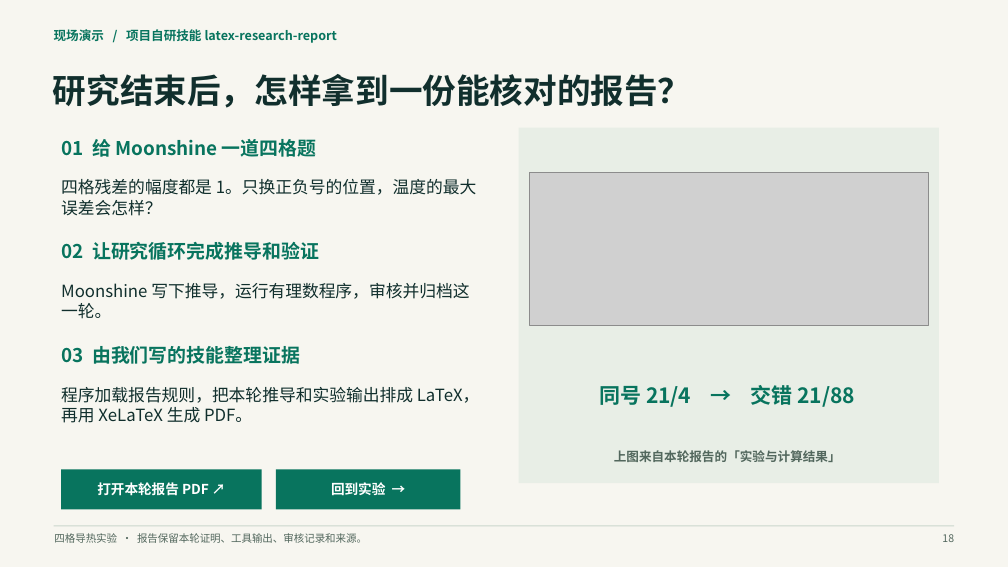
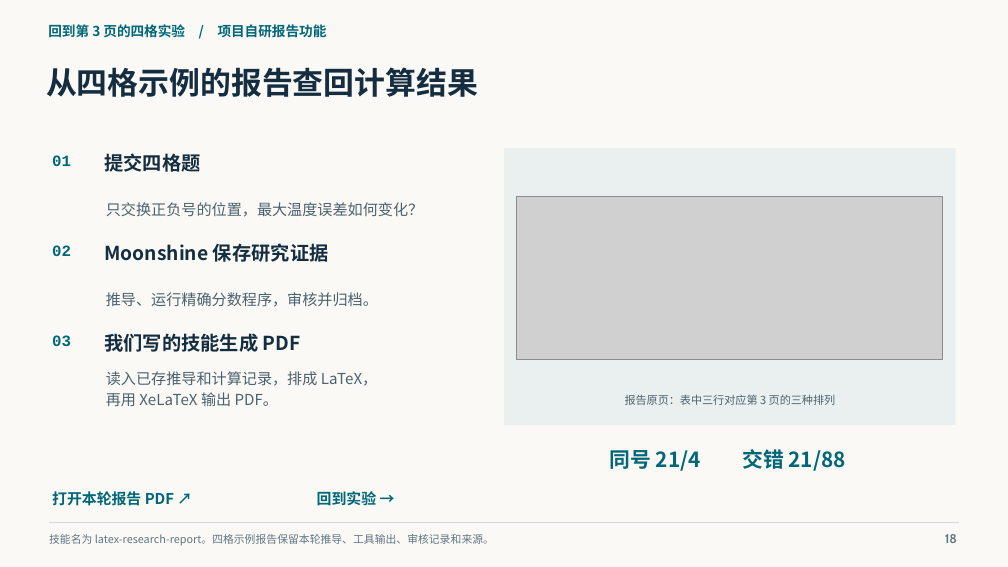
Before and after one commit to orgyuanbao/MoonshineThermalLab, a slide deck: slide 18 of MoonshineThermalLab/classroom/Moonshine热仿真课堂汇报.pptx. Drawn at 1008x567 pixels with LibreOffice and Linux fonts; fonts in the diff are those of the drawing; grey boxes stand for pictures. Boxes give left, top, right and bottom in pixels: in the first picture for what was removed or moved away, otherwise in the second. Text is boxed around its words. In the diff, an @@ line names an element or a change of style, - is before the commit and + after.

```diff
--- a/MoonshineThermalLab/classroom/Moonshine热仿真课堂汇报.pptx
+++ b/MoonshineThermalLab/classroom/Moonshine热仿真课堂汇报.pptx
@@ background #F7F6F0 to #FAF9F5 @@
@@ text at [48, 24, 327, 38]: text changed; size 12 to 13 pt; text colour #08745E to #006779 @@
-现场演示 / 项目自研技能 latex-research-report
+回到第 3 页的四格实验 / 项目自研报告功能
@@ text at [46, 67, 478, 97]: text changed; size 32 to 29.4 pt; text colour #112F2D to #142D40 @@
-研究结束后，怎样拿到一份能核对的报告？
+从四格示例的报告查回计算结果
@@ rectangle: place and size @@
-rectangle at [519, 128, 939, 483]
+rectangle at [504, 148, 956, 425]
@@ rectangle at [504, 148, 956, 425]: fill #E8EEE6 to #EAF0EF @@
@@ text added at [52, 155, 71, 166], 15 pt, text #006779, bold @@
+01
@@ text at [104, 153, 200, 172]: text changed; size 18 to 18.3 pt; text colour #08745E to #142D40 @@
-01 给 Moonshine 一道四格题
+提交四格题
@@ text at [106, 202, 424, 217]: text changed; size 16 to 14.4 pt; text colour #112F2D to #4C626F @@
-四格残差的幅度都是 1。只换正负号的位置，温度的最大误差会怎样？
+只交换正负号的位置，最大温度误差如何变化？
@@ picture: place and size @@
-picture at [529, 172, 929, 325]
+picture at [516, 197, 943, 360]
@@ text added at [52, 245, 71, 256], 15 pt, text #006779, bold @@
+02
@@ text at [104, 243, 329, 262]: text changed; size 18 to 18.3 pt; text colour #08745E to #142D40 @@
-02 让研究循环完成推导和验证
+Moonshine 保存研究证据
@@ text at [106, 292, 378, 307]: text changed; size 16 to 14.4 pt; text colour #112F2D to #4C626F @@
-Moonshine 写下推导，运行有理数程序，审核并归档这一轮。
+推导、运行精确分数程序，审核并归档。
@@ text added at [52, 335, 71, 346], 15 pt, text #006779, bold @@
+03
@@ text at [104, 333, 301, 352]: text changed; size 18 to 18.3 pt; text colour #08745E to #142D40 @@
-03 由我们写的技能整理证据
+我们写的技能生成 PDF
@@ text at [106, 371, 377, 406]: text changed; size 16 to 14.4 pt; text colour #112F2D to #4C626F @@
-程序加载报告规则，把本轮推导和实验输出排成 LaTeX，再用 XeLaTeX 生成 PDF。
+读入已存推导和计算记录，排成 LaTeX，
+再用 XeLaTeX 输出 PDF。
@@ text added at [625, 394, 836, 405], 10.6 pt, text #4C626F @@
+报告原页：表中三行对应第 3 页的三种排列
@@ text at [610, 449, 846, 471]: text changed; size 20 to 19.8 pt; text colour #08745E to #006779 @@
-同号 21/4 → 交错 21/88
+同号 21/4 交错 21/88
@@ rectangle removed at [61, 470, 262, 510] @@
@@ rectangle removed at [276, 470, 461, 510] @@
@@ text removed at [614, 450, 841, 462] @@
-上图来自本轮报告的「实验与计算结果」
@@ text "打开本轮报告 PDF ↗" at [52, 491, 174, 506]: size 13 to 14.2 pt, text colour #FFFFFF to #006779; alignment centre to left; line spacing 1 to 1.04 @@
@@ text "打开本轮报告 PDF ↗": place and size @@
-text "打开本轮报告 PDF ↗" at [97, 482, 209, 496]
+text "打开本轮报告 PDF ↗" at [52, 491, 174, 506]
@@ text "回到实验 →": place and size @@
-text "回到实验 →" at [331, 482, 385, 495]
+text "回到实验 →" at [317, 491, 376, 506]
@@ text "回到实验 →" at [317, 491, 376, 506]: size 13 to 14.2 pt, text colour #FFFFFF to #006779; alignment centre to left; line spacing 1 to 1.04 @@
@@ text at [49, 534, 494, 546]: text changed; size 10 to 10.3 pt; text colour #52675D to #607684 @@
-四格导热实验 · 报告保留本轮证明、工具输出、审核记录和来源。
+技能名为 latex-research-report。四格示例报告保留本轮推导、工具输出、审核记录和来源。
@@ line added from (49, 523) to (959, 523), #CED9D8 0.65 pt @@
@@ rectangle removed at [54, 526, 954, 526] @@
@@ text "18" at [945, 534, 957, 543]: size 10 to 12 pt, font Noto Sans CJK SC to Cabin, text colour #52675D to #607684, bold on; line spacing 1 to 1.04 @@
```
Also in this commit, not shown: 17 other slides changed, 11 other files.
